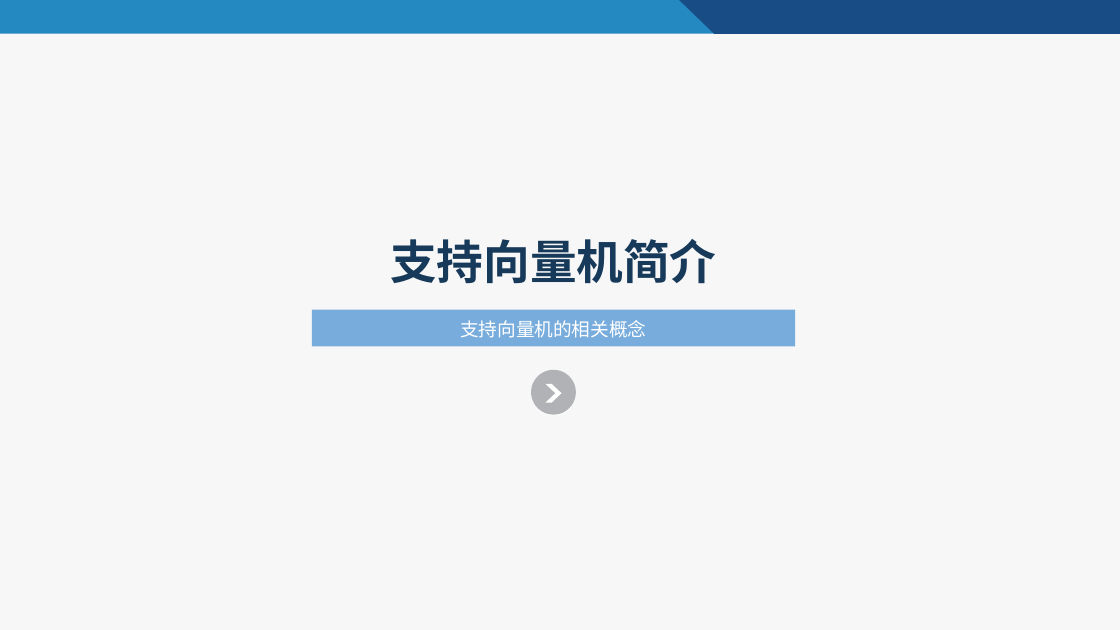
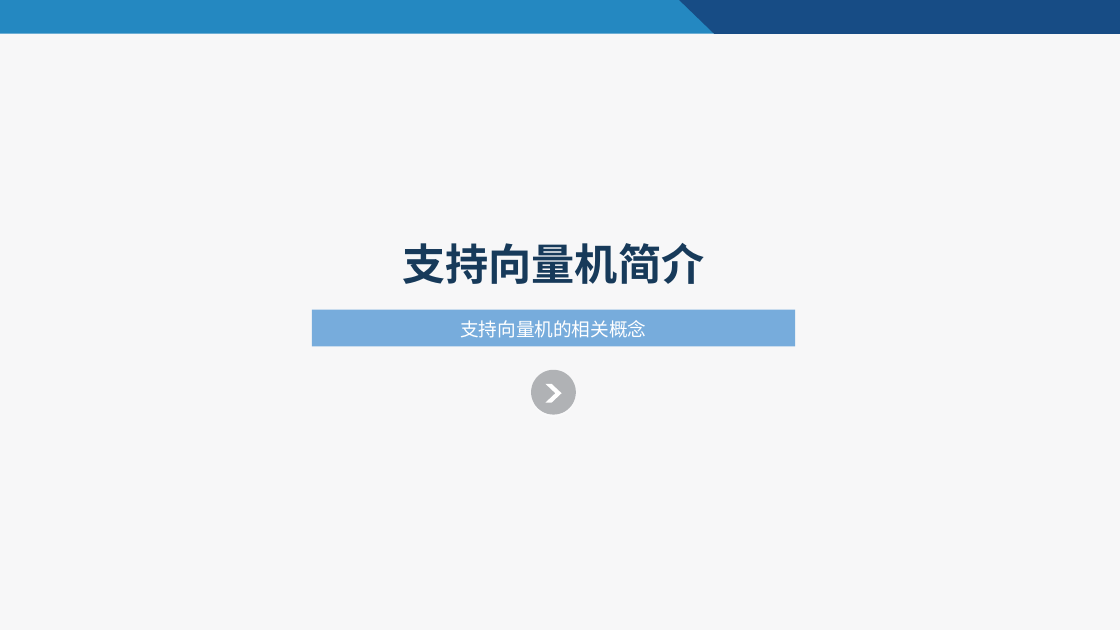
Before and after one commit to qiuliwang/MachineLearning, a slide deck: slide 3 of SVM/支持向量机.pptx. Drawn at 1120x630 pixels with LibreOffice and Linux fonts; fonts in the diff are those of the drawing. Boxes give left, top, right and bottom in pixels: in the first picture for what was removed or moved away, otherwise in the second. Text is boxed around its words. In the diff, an @@ line names an element or a change of style, - is before the commit and + after.

```diff
--- a/SVM/支持向量机.pptx
+++ b/SVM/支持向量机.pptx
@@ text "支持向量机简介" at (x1=403, y1=243, x2=705, y2=284): size 40 to 37 pt; line spacing 1.1 to 1.3 @@
```
Also in this commit, not shown: 2 other slides changed, 8 slides removed, 4 other files.
